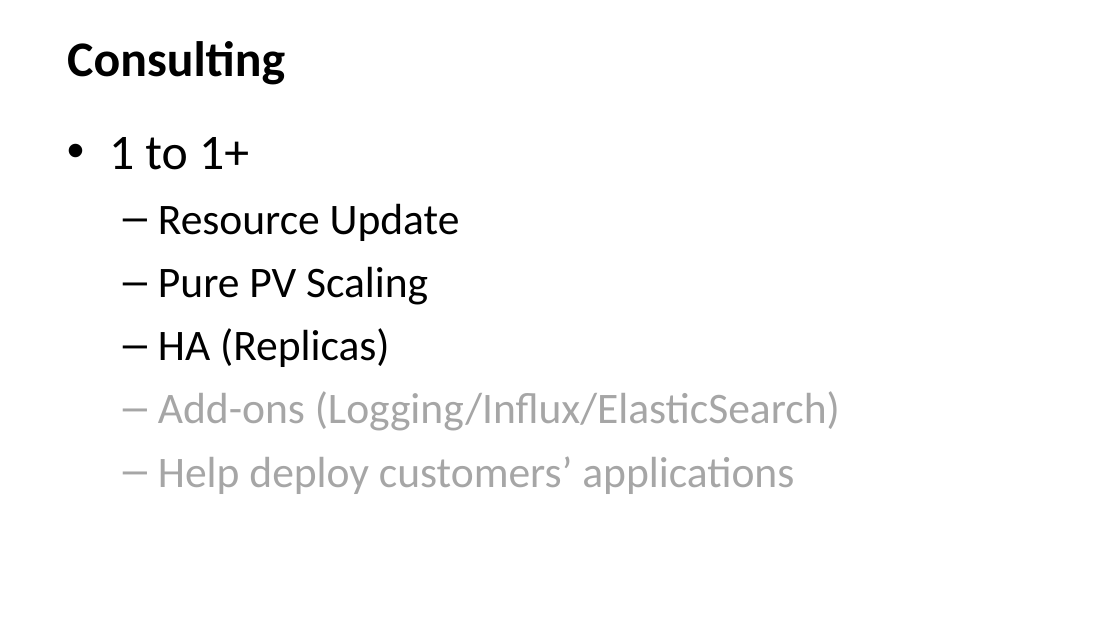
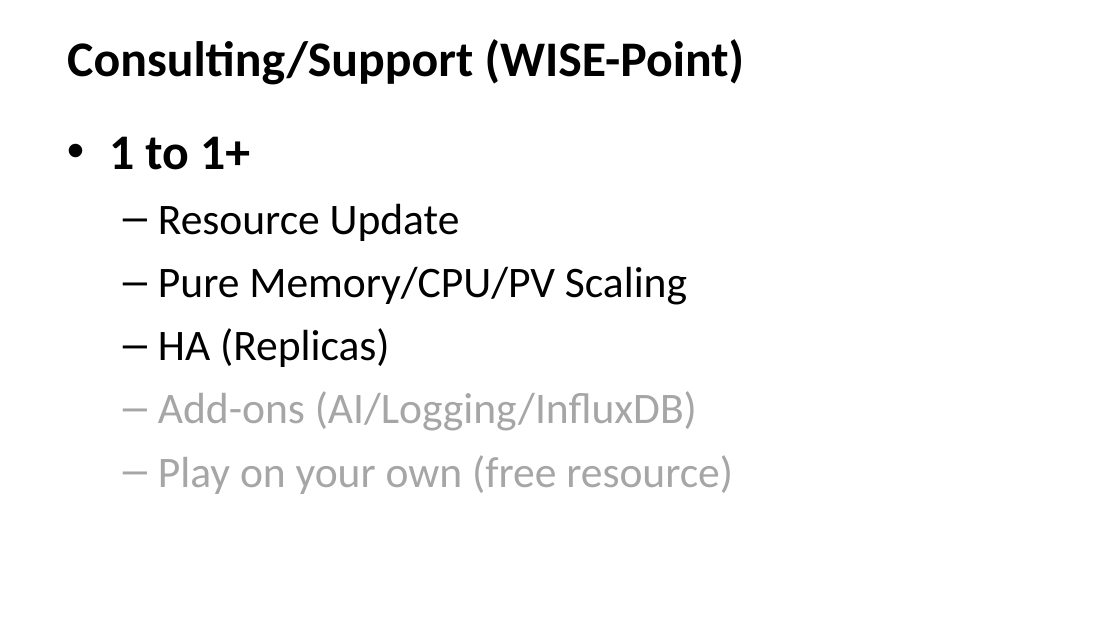
Before and after one commit to TsubasaEX/Tracks, a slide deck: slide 9 of ppt/Plan_For_DSS.ppt (slide 7 before the commit). Drawn at 1120x630 pixels with LibreOffice and Linux fonts; fonts in the diff are those of the drawing; background and template pictures are left out. Boxes give left, top, right and bottom in pixels: in the first picture for what was removed or moved away, otherwise in the second. Text is boxed around its words. In the diff, an @@ line names an element or a change of style, - is before the commit and + after.

```diff
--- a/ppt/Plan_For_DSS.ppt
+++ b/ppt/Plan_For_DSS.ppt
@@ title at (67,39,745,85): text changed @@
-Consulting
+Consulting/Support (WISE-Point)
@@ text at (109,136,250,170): bold on in "1 to 1+" @@
@@ text at (158,266,687,305): text changed @@
-  – Pure PV Scaling
+  – Pure Memory/CPU/PV Scaling
@@ text at (158,391,733,494): text changed @@
-  – Add-ons (Logging/Influx/ElasticSearch)
-  – Help deploy customers’ applications
+  – Add-ons (AI/Logging/InfluxDB)
+  – Play on your own (free resource)
```
Also in this commit, not shown: 5 other slides changed, 3 slides added, 2 other files.
